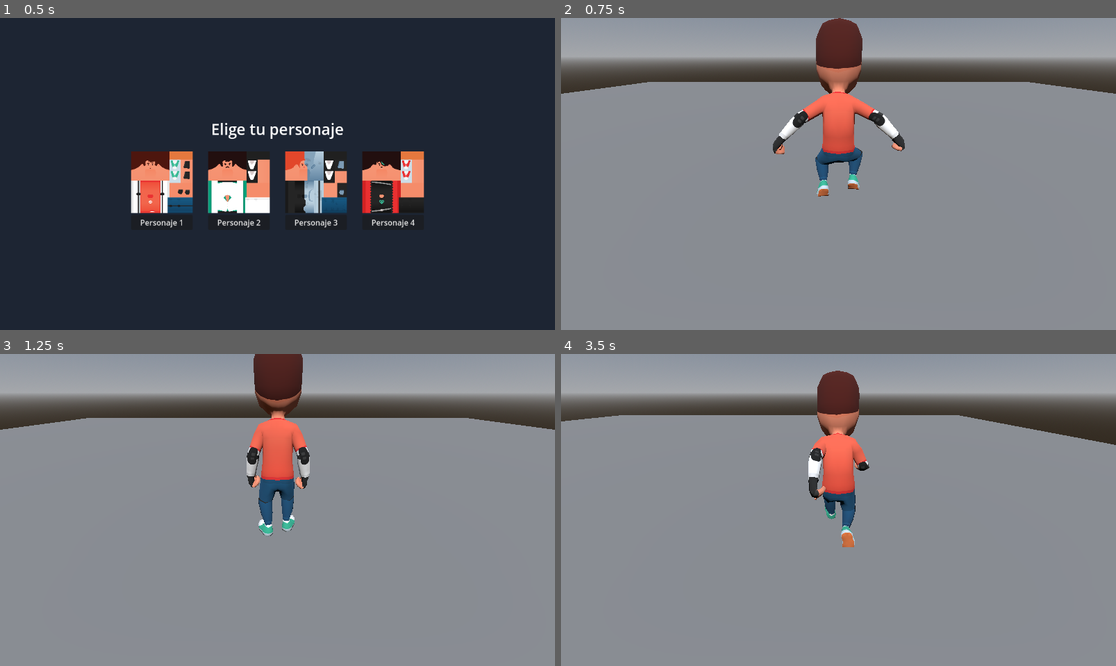
Above: before the commit, frames 1-4 (two rows, left to right).
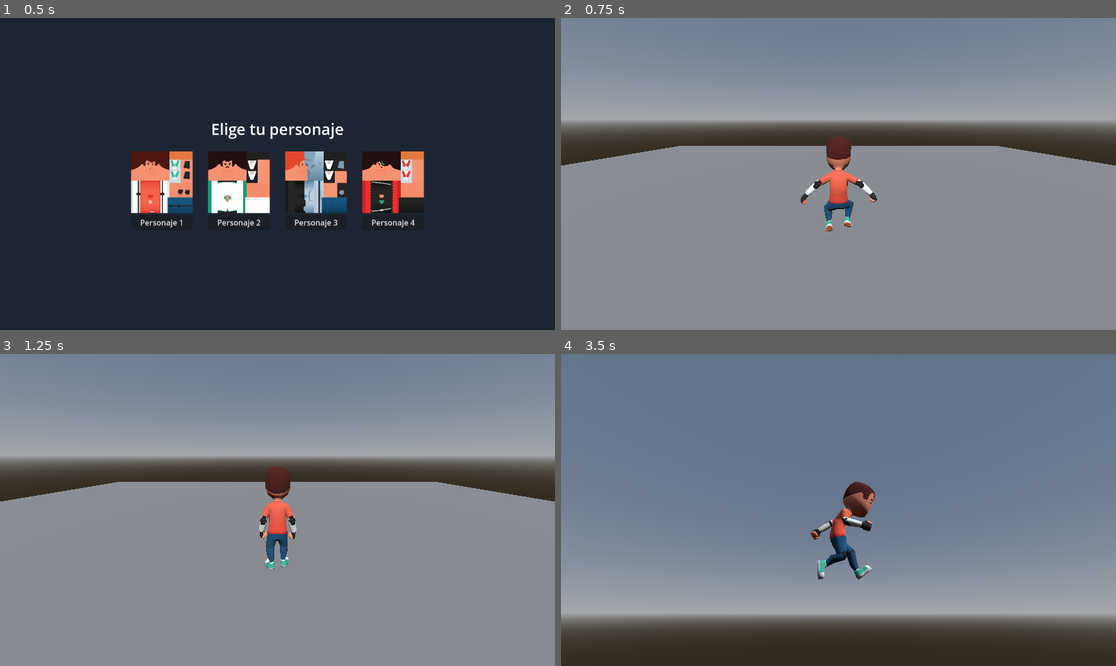
Above: after the commit, the same moments.

Repository: BigBang1010101010/game12
Game: Godot game, scene res://scenes/character_select.tscn
Same seed, same stepped clock (60 frames per second), same inputs: the game is played once before the commit and once after it.
Inputs (mouse positions are in pixels of both pictures, inside the frame that each line leads up to):
- Up to frame 1 (0.5 s): no input
- Up to frame 2 (0.75 s): click "Personaje 1" at 0.5 s
- Up to frame 3 (1.25 s): no input
- Up to frame 4 (3.5 s): tap Enter at 1.25 s; move the mouse to (960, 494) at 1.27 s; hold D (move_right) 1.28-2.03 s; click (960, 494) at 1.42 s; tap Space (jump) at 1.52, 2.27 s; move the mouse to (727, 525) at 2.02 s; hold S (move_back) 2.03-2.78 s; click (727, 525) at 2.17 s; move the mouse to (894, 441) at 2.77 s; hold D (move_right) from 2.78 s (still down); click (894, 441) at 2.92 s

Frame 1 is identical in both runs. In frame 2, 33% of the frame differs, in the area x 0-100%, y 0-69%; in frame 3, 32%; in frame 4, 71%, in the area x 0-100%, y 0-100%.

Commit message:
Add mouse-look orbit camera and move camera-relative
Camera: replaced the fixed CameraRig/Camera3D offset with a
CameraYaw -> CameraPitch -> Camera3D pivot chain (Player/CameraYaw at
local height 1.3, Camera3D at local distance 7 with identity rotation).
All rotation is now applied via script rather than hand-authored
Transform3D literals in the .tscn, sidestepping the row/column parsing
pitfall from the last camera bug entirely. This also pulls the camera
higher and further back than before (was height ~2 / distance ~4.5,
now ~3.1 / ~6.8) for better scene visibility.

player.gd:
- _unhandled_input captures mouse motion (gated on
  Input.mouse_mode == MOUSE_MODE_CAPTURED) and applies yaw/pitch via
  the new _apply_look_delta(), split out as pure rotation math so it's
  testable without a real display server. Pitch is clamped to
  [-70, 40] degrees (down/up), sensitivity is a tunable constant
  (MOUSE_SENSITIVITY), and mouse starts captured in _ready(). Escape
  releases the mouse; clicking while released re-captures it.
- Movement is now computed from camera_yaw.global_transform.basis
  instead of the Player's own (always-identity) basis, so WASD is
  relative to camera facing, not a fixed world direction.
- The character model's own rotation is decoupled from the camera:
  _update_model_facing() smoothly turns CharacterModel (not the
  Player body, and not the camera) to face the current movement
  direction, independent of where the camera is looking. The one-time
  180-degree front-correction (model's front is authored on +Z) is now
  folded into this per-frame yaw instead of a separate one-shot
  rotate_y() call.

Verified with a headless Godot 4.3 run (mouse capture itself can't be
exercised headless - no real display server - so _apply_look_delta was
tested directly instead of through _unhandled_input's mouse_mode gate,
which stays in place for the real game):
- Look math is exact: 100px of horizontal mouse motion yields
  yaw = -0.3 rad (100 * 0.003); pitch clamps land exactly on
  -70 deg (-1.2217 rad) and +40 deg (0.6981 rad).
- Movement follows the camera: with camera_yaw forced to 90 degrees
  (forward = world -X), a 1s move_forward press moved the player
  ~4.9 units along -X, not the old world -Z.
- The model tracks movement, not the camera: after the model's facing
  fully converges (dot = 1.0000 against the expected camera+input
  direction), swinging the camera to a third, unrelated angle leaves
  the model still facing the old movement direction (dot with the new
  camera forward = -0.775, i.e. nowhere close to matching it).

Diff:
--- a/scenes/main.tscn
+++ b/scenes/main.tscn
@@ -46,9 +46,11 @@
 [node name="CollisionShape3D" type="CollisionShape3D" parent="Player"]
 shape = SubResource("CapsuleShape3D_1")
 
-[node name="CameraRig" type="Node3D" parent="Player"]
-transform = Transform3D(1, 0, 0, 0, 1, 0, 0, 0, 1, 0, 2, 4)
+[node name="CameraYaw" type="Node3D" parent="Player"]
+transform = Transform3D(1, 0, 0, 0, 1, 0, 0, 0, 1, 0, 1.3, 0)
 
-[node name="Camera3D" type="Camera3D" parent="Player/CameraRig"]
-transform = Transform3D(1, 0, 0, 0, 0.8660254, 0.5, 0, -0.5, 0.8660254, 0, 0, 0)
+[node name="CameraPitch" type="Node3D" parent="Player/CameraYaw"]
+
+[node name="Camera3D" type="Camera3D" parent="Player/CameraYaw/CameraPitch"]
+transform = Transform3D(1, 0, 0, 0, 1, 0, 0, 0, 1, 0, 0, 7)
 current = true
--- a/scripts/player.gd
+++ b/scripts/player.gd
@@ -2,18 +2,60 @@
 
 const SPEED := 5.0
 const JUMP_VELOCITY := 4.5
+
+## How fast the visual model turns to face its movement direction (radians/sec-ish, via lerp_angle factor).
+const MODEL_ROTATION_SPEED := 10.0
+
+## Mouse-look sensitivity in radians per pixel of mouse motion. Tune this to taste.
+const MOUSE_SENSITIVITY := 0.003
+## Camera pitch clamp. Positive = looking up, negative = looking down (Godot's
+## rotation.x convention for a node whose forward is -Z). Down range is wider
+## than up range, matching the common third-person "see more ground" clamp.
+const PITCH_MIN := deg_to_rad(-70.0) # how far down the camera can look
+const PITCH_MAX := deg_to_rad(40.0) # how far up the camera can look
+const PITCH_DEFAULT := deg_to_rad(-15.0) # initial look-slightly-down angle
 
 const CHARACTER_MODEL := "res://assets/characters/character_model.glb"
 ## Feet-to-origin offset: the capsule collision (radius 0.4, height 1.8) is
 ## centered on the Player's origin, so its bottom sits 0.9 below it. The
 ## character model's root is at its feet, so it's offset down to match.
 const MODEL_FEET_OFFSET := -0.9
+## The source model's own front faces local +Z, the opposite of Godot's -Z
+## forward convention (confirmed via its skeleton rest pose: "LeftArm" sits
+## on +X, which only matches a +Z-facing rig). This constant rotation gets
+## added on top of the model's movement-facing yaw to correct for it.
+const MODEL_FRONT_CORRECTION := PI
 
 var animation_player: AnimationPlayer
 var skeleton: Skeleton3D
+var character_model: Node3D
+
+@onready var camera_yaw: Node3D = $CameraYaw
+@onready var camera_pitch: Node3D = $CameraYaw/CameraPitch
 
 func _ready() -> void:
+	Input.mouse_mode = Input.MOUSE_MODE_CAPTURED
+	camera_pitch.rotation.x = PITCH_DEFAULT
 	call_deferred("_spawn_character_model")
+
+func _unhandled_input(event: InputEvent) -> void:
+	if event is InputEventMouseMotion and Input.mouse_mode == Input.MOUSE_MODE_CAPTURED:
+		_apply_look_delta(event.relative)
+	elif event is InputEventKey and event.pressed and event.keycode == KEY_ESCAPE:
+		Input.mouse_mode = Input.MOUSE_MODE_VISIBLE
+	elif event is InputEventMouseButton and event.pressed and Input.mouse_mode == Input.MOUSE_MODE_VISIBLE:
+		Input.mouse_mode = Input.MOUSE_MODE_CAPTURED
+
+## Pure rotation math for mouse-look, split out from _unhandled_input so it
+## can be exercised directly (the mouse_mode gate above is untestable
+## headless, since there's no real display server to capture).
+func _apply_look_delta(relative: Vector2) -> void:
+	camera_yaw.rotation.y -= relative.x * MOUSE_SENSITIVITY
+	camera_pitch.rotation.x = clamp(
+		camera_pitch.rotation.x - relative.y * MOUSE_SENSITIVITY,
+		PITCH_MIN,
+		PITCH_MAX
+	)
 
 func _physics_process(delta: float) -> void:
 	if not is_on_floor():
@@ -23,7 +65,10 @@
 		velocity.y = JUMP_VELOCITY
 
 	var input_dir := Input.get_vector("move_left", "move_right", "move_forward", "move_back")
-	var direction := (transform.basis * Vector3(input_dir.x, 0, input_dir.y)).normalized()
+	# Movement is relative to where the camera is looking horizontally (yaw
+	# only - pitch is ignored so moving forward never sends the player into
+	# the ground or the sky).
+	var direction := (camera_yaw.global_transform.basis * Vector3(input_dir.x, 0, input_dir.y)).normalized()
 	if direction:
 		velocity.x = direction.x * SPEED
 		velocity.z = direction.z * SPEED
@@ -32,19 +77,23 @@
 		velocity.z = move_toward(velocity.z, 0, SPEED)
 
 	move_and_slide()
+	_update_model_facing(direction, delta)
 	_update_animation()
+
+func _update_model_facing(direction: Vector3, delta: float) -> void:
+	if not character_model or direction == Vector3.ZERO:
+		return
+	var target_yaw := atan2(-direction.x, -direction.z) + MODEL_FRONT_CORRECTION
+	character_model.rotation.y = lerp_angle(character_model.rotation.y, target_yaw, delta * MODEL_ROTATION_SPEED)
 
 func _spawn_character_model() -> void:
 	var packed: PackedScene = load(CHARACTER_MODEL)
 	var instance := packed.instantiate()
 	instance.name = "CharacterModel"
 	instance.transform.origin.y = MODEL_FEET_OFFSET
-	# The source model's own front faces local +Z, the opposite of Godot's
-	# -Z forward convention (confirmed via its skeleton rest pose: "LeftArm"
-	# sits on +X, which only matches a +Z-facing rig). Rotate it 180 degrees
-	# around Y so it faces -Z like the rest of the Player/movement code.
-	instance.rotate_y(PI)
+	instance.rotation.y = MODEL_FRONT_CORRECTION
 	add_child(instance)
+	character_model = instance
 
 	skeleton = CharacterRig.find_skeleton(instance)
 	if not skeleton:
